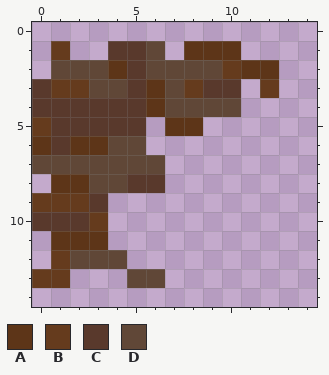
Pixel-art sprite, stored at src/assets/block/wood/red/top_left/wood_red_top_left_1.png. The picture above is the old version.
The file is 20x20 pixels. Shown: x 0..14, y 0..14.
Palette (. is transparent): A #5d3518  B #653b1d  C #59392c  D #604737
After the commit:
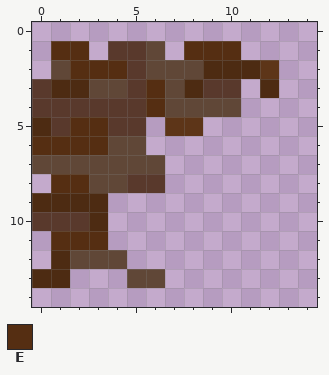
Colours new in this view: E #552e12
The exact change:
@@ palette @@
-B #653b1d
+B #4d2b12
@@ x 0..14 @@
  0 ...............
- 1 .B..CCD.AAA....
- 2 .DDDACDDDDBAA..
- 3 CBBDDCADBCC.B..
- 4 CCCCCCADDDD....
- 5 BCCCCC.AA......
- 6 ACAADD.........
+ 1 .EE.CCD.EEE....
+ 2 .DEEECDDDBBBA..
+ 3 CBBDDCEDBCC.B..
+ 4 CCCCCCEDDDD....
+ 5 BCEECC.AA......
+ 6 EEEEDD.........
  7 DDDDDDD........
- 8 .AADDCC........
- 9 BBBC...........
+ 8 .EEDDCC........
+ 9 BBBB...........
 10 CCCB...........
-11 .AAA...........
+11 .EEE...........
 12 .BDDD..........
